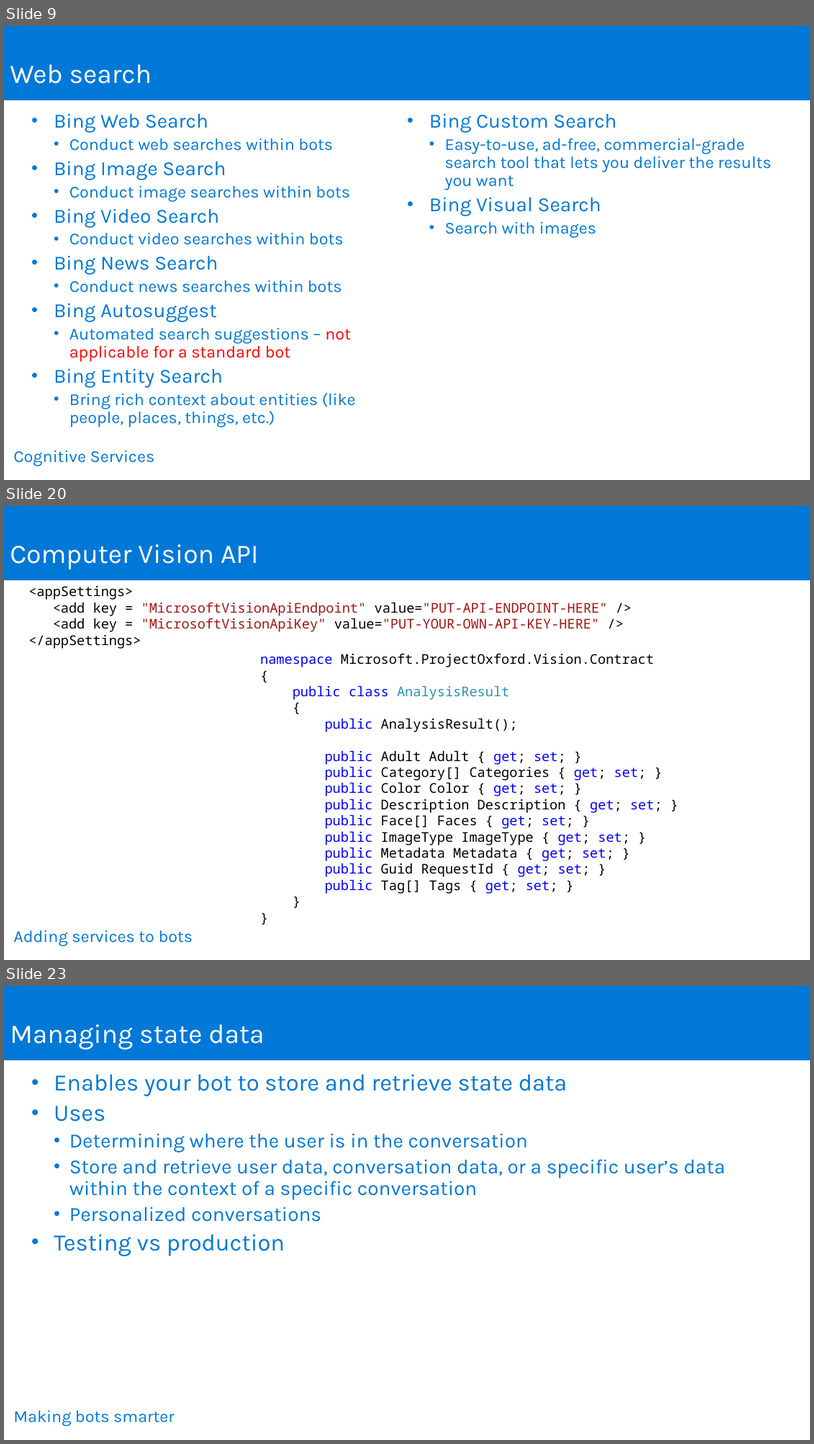
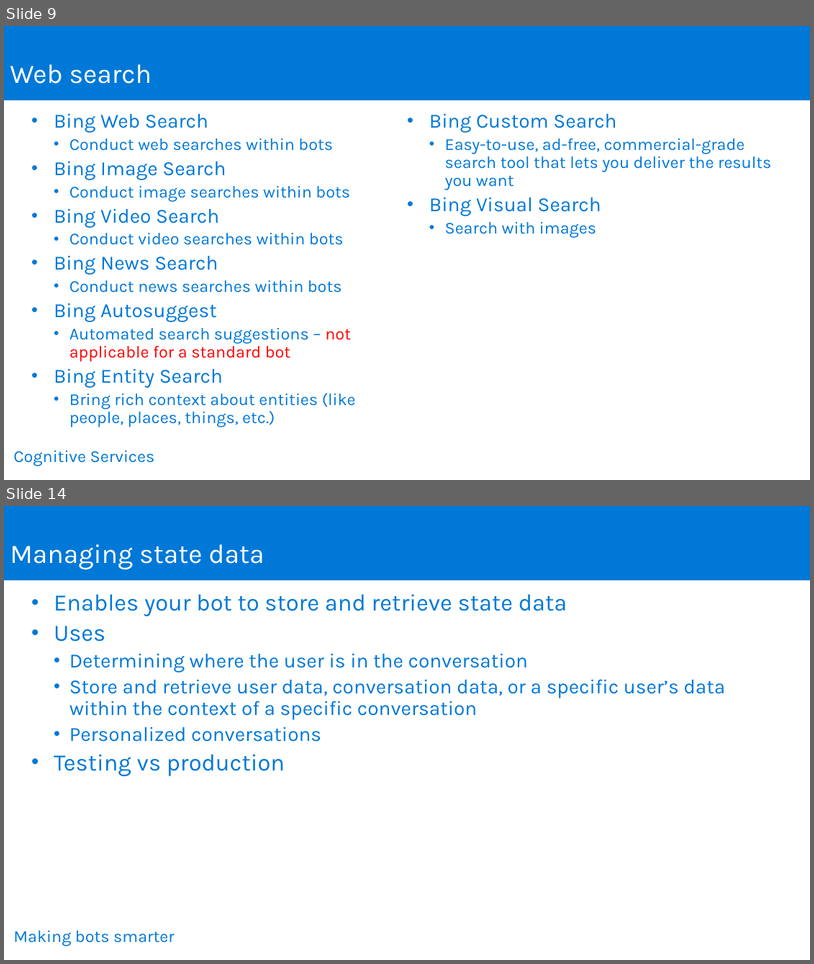
Before and after one commit to joeax/LearnAI-DesigningandArchitectingIntelligentAgents, a slide deck: 05-cognitive_services/resources/slides/IntelligentAgent_05_CognitiveServices_Instructor.pptx. Shown one above the other, each under a label of ours: slides 9, 20 and 23 before the commit, slides 9 and 14 after it; the slides between them are not shown. The pictures are 814x1444 and 814x964 pixels, drawn with LibreOffice and Linux fonts; fonts in the diff are those of the drawing; background and template pictures are left out. Boxes give left, top, right and bottom in pixels: in the first picture for what was removed or moved away, otherwise in the second. Text is boxed around its words. In the diff, an @@ line names an element or a change of style, - is before the commit and + after.

```diff
--- a/05-cognitive_services/resources/slides/IntelligentAgent_05_CognitiveServices_Instructor.pptx
+++ b/05-cognitive_services/resources/slides/IntelligentAgent_05_CognitiveServices_Instructor.pptx
@@ slide 20 removed at (4, 506, 810, 960), background #FFFFFF @@
@@ rectangle removed at (4, 506, 810, 580) @@
-Computer Vision API
@@ text removed at (28, 586, 608, 649) @@
-<appSettings>
-<add key = "MicrosoftVisionApiEndpoint" value="PUT-API-ENDPOINT-HERE" />
-<add key = "MicrosoftVisionApiKey" value="PUT-YOUR-OWN-API-KEY-HERE" />
-</appSettings>
@@ text removed at (260, 653, 663, 893) @@
-namespace Microsoft.ProjectOxford.Vision.Contract
-{
-public class AnalysisResult
-{
-public AnalysisResult();
-public Adult Adult { get; set; }
-public Category[] Categories { get; set; }
-public Color Color { get; set; }
-public Description Description { get; set; }
-public Face[] Faces { get; set; }
-public ImageType ImageType { get; set; }
-public Metadata Metadata { get; set; }
-public Guid RequestId { get; set; }
-public Tag[] Tags { get; set; }
-}
-}
@@ text removed at (13, 930, 193, 945) @@
-Adding services to bots
@@ what was slide 23 is now slide 14 @@
```
Also in this commit, not shown: 9 slides changed, 1 slide added, 8 other slides removed, 2 other files.
